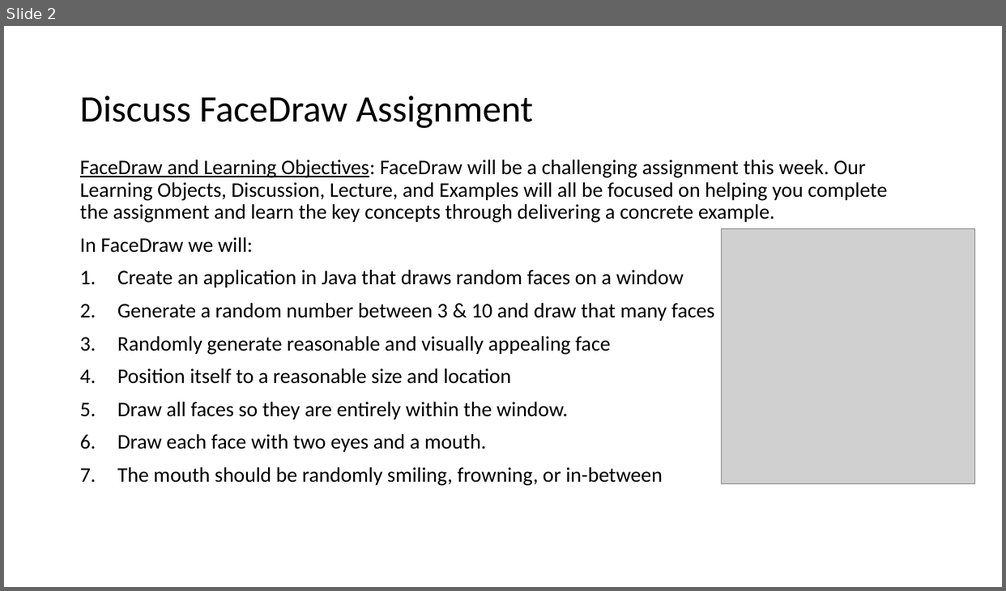
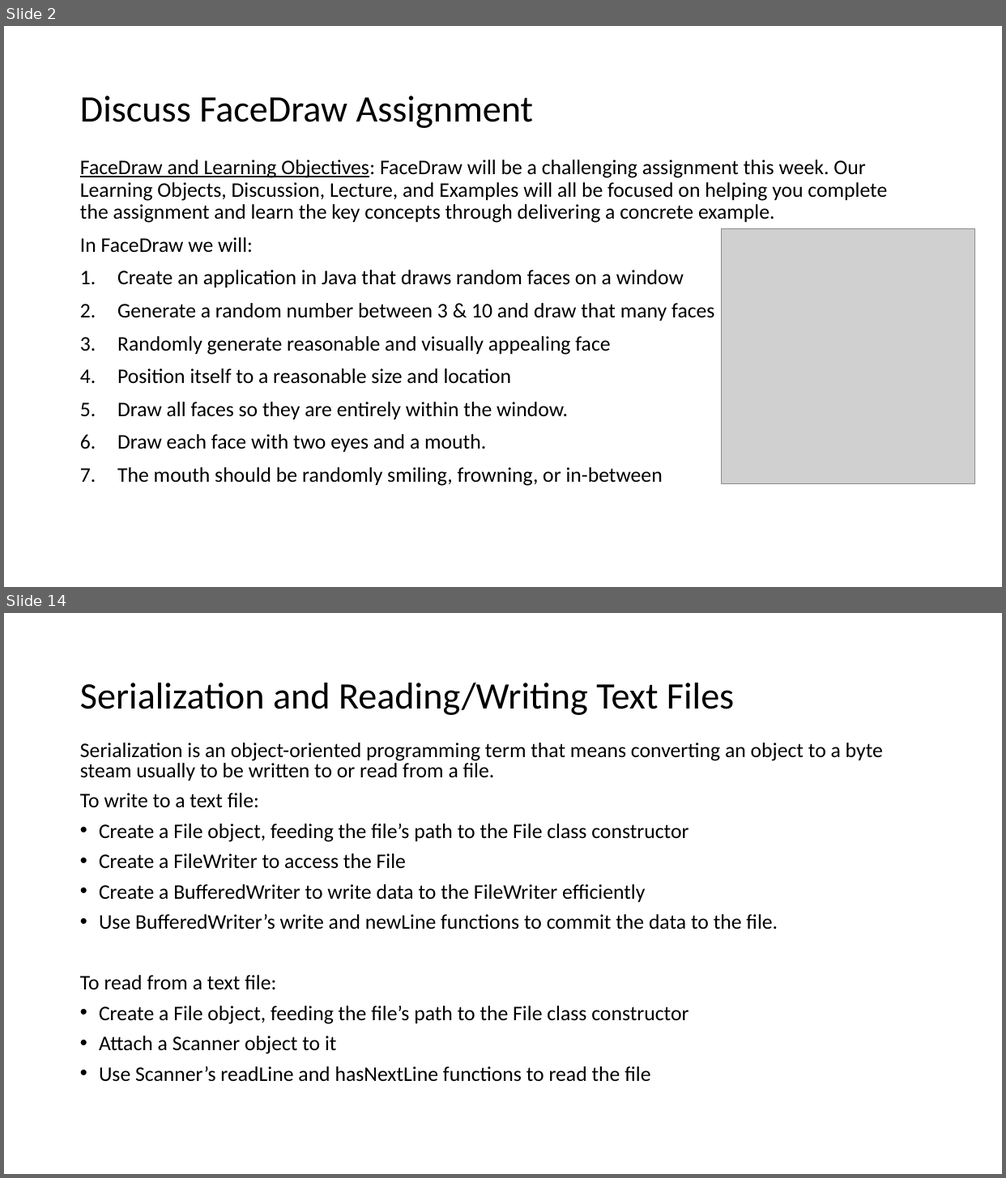
Before and after one commit to EricJPogue/www-epogue-info, a slide deck: CPSC-24500/Week04/2017SpringW04Slides.pptx. Shown one above the other, each under a label of ours: slide 2 before the commit, slides 2 and 14 after it; the slides between them are not shown. The pictures are 1006x591 and 1006x1178 pixels, drawn with LibreOffice and Linux fonts; fonts in the diff are those of the drawing; grey boxes stand for pictures. Boxes give left, top, right and bottom in pixels: in the first picture for what was removed or moved away, otherwise in the second. Text is boxed around its words. In the diff, an @@ line names an element or a change of style, - is before the commit and + after.

```diff
--- a/CPSC-24500/Week04/2017SpringW04Slides.pptx
+++ b/CPSC-24500/Week04/2017SpringW04Slides.pptx
@@ slide 14 added at (x1=4, y1=613, x2=1002, y2=1174), background #FFFFFF @@
@@ title added at (x1=80, y1=683, x2=734, y2=715), 36 pt, text #000000 @@
+Serialization and Reading/Writing Text Files
@@ text added at (x1=80, y1=743, x2=883, y2=1082), 20 pt, text #000000 @@
+Serialization is an object-oriented programming term that means converting an object to a byte steam usually to be written to or read from a file.
+To write to a text file:
+• Create a File object, feeding the file’s path to the File class constructor
+• Create a FileWriter to access the File
+• Create a BufferedWriter to write data to the FileWriter efficiently
+• Use BufferedWriter’s write and newLine functions to commit the data to the file.
+To read from a text file:
+• Create a File object, feeding the file’s path to the File class constructor
+• Attach a Scanner object to it
+• Use Scanner’s readLine and hasNextLine functions to read the file
```
Also in this commit, not shown: 6 slides changed, 9 other slides added, 34 slides removed, 2 other files.
